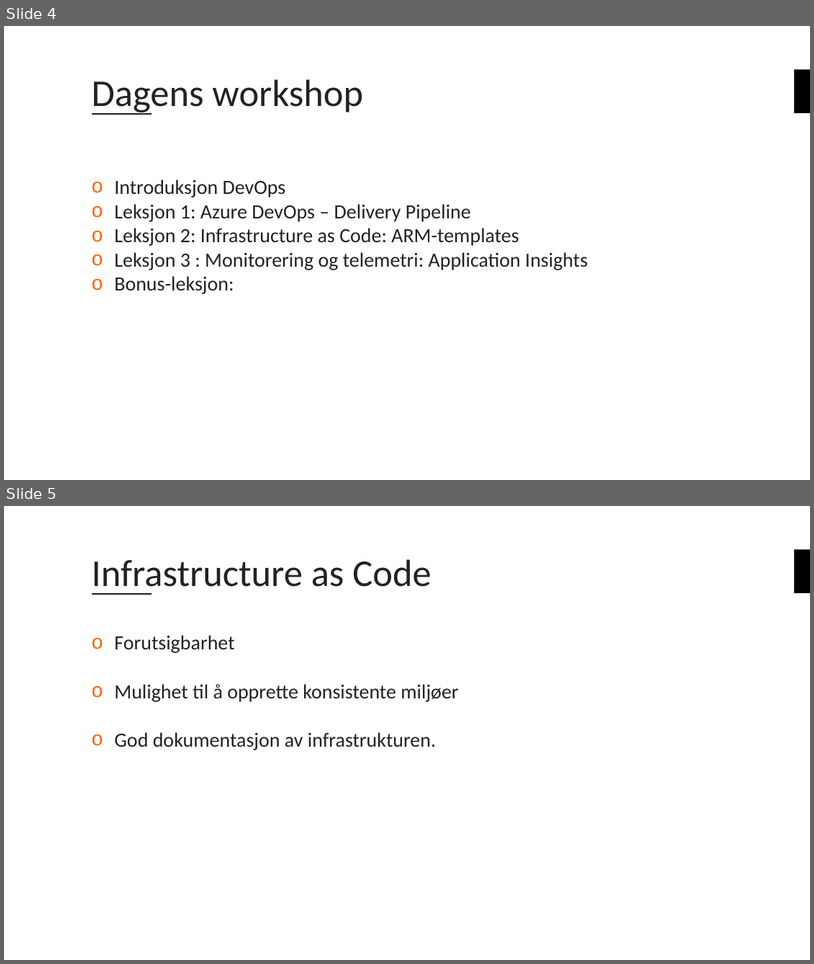
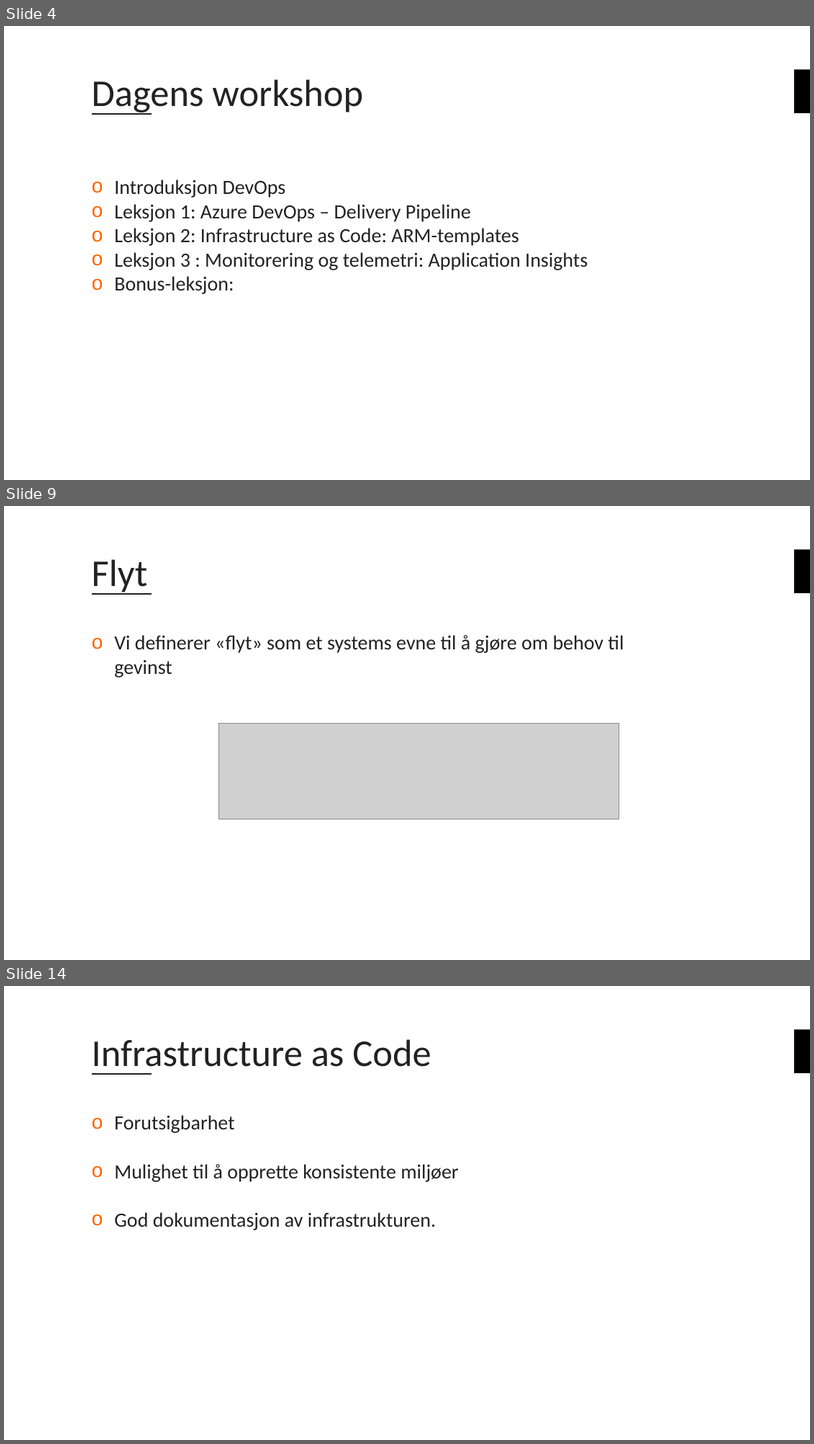
Before and after one commit to bouvet/azure-workshops, a slide deck: Workshop_2/Presentasjon/Azureskolen-Workshop#2.pptx. Shown one above the other, each under a label of ours: slides 4 and 5 before the commit, slides 4, 9 and 14 after it; the slides between them are not shown. The pictures are 814x964 and 814x1444 pixels, drawn with LibreOffice and Linux fonts; fonts in the diff are those of the drawing; grey boxes stand for pictures; background and template pictures are left out. Boxes give left, top, right and bottom in pixels: in the first picture for what was removed or moved away, otherwise in the second. Text is boxed around its words. In the diff, an @@ line names an element or a change of style, - is before the commit and + after.

```diff
--- a/Workshop_2/Presentasjon/Azureskolen-Workshop#2.pptx
+++ b/Workshop_2/Presentasjon/Azureskolen-Workshop#2.pptx
@@ slide 9 added at [4,506,810,960], background #FFFFFF; not listed: 2 template elements that a slide beside it also shows @@
@@ title added at [92,559,148,595], 45 pt, text #222222 @@
+Flyt
@@ text added at [114,635,624,677], 24 pt, text #222222 @@
+o Vi definerer «flyt» som et systems evne til å gjøre om behov til gevinst
@@ picture added at [219,723,620,818] @@
@@ what was slide 5 is now slide 14 @@
```
Also in this commit, not shown: 8 other slides added.
